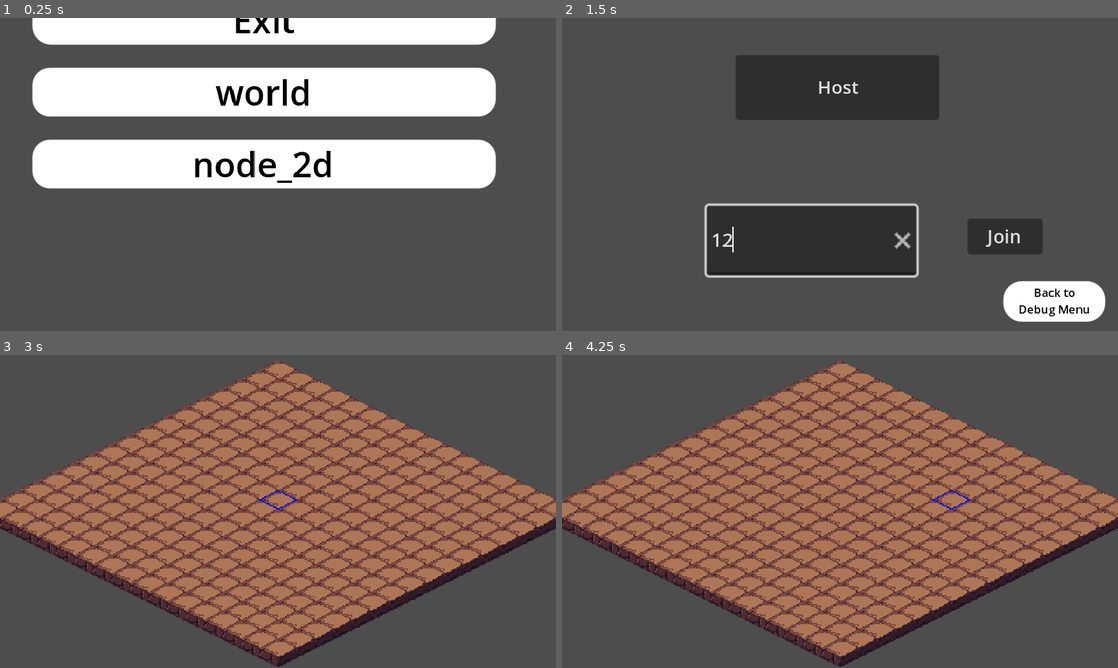
Above: before the commit, frames 1-4 (two rows, left to right).
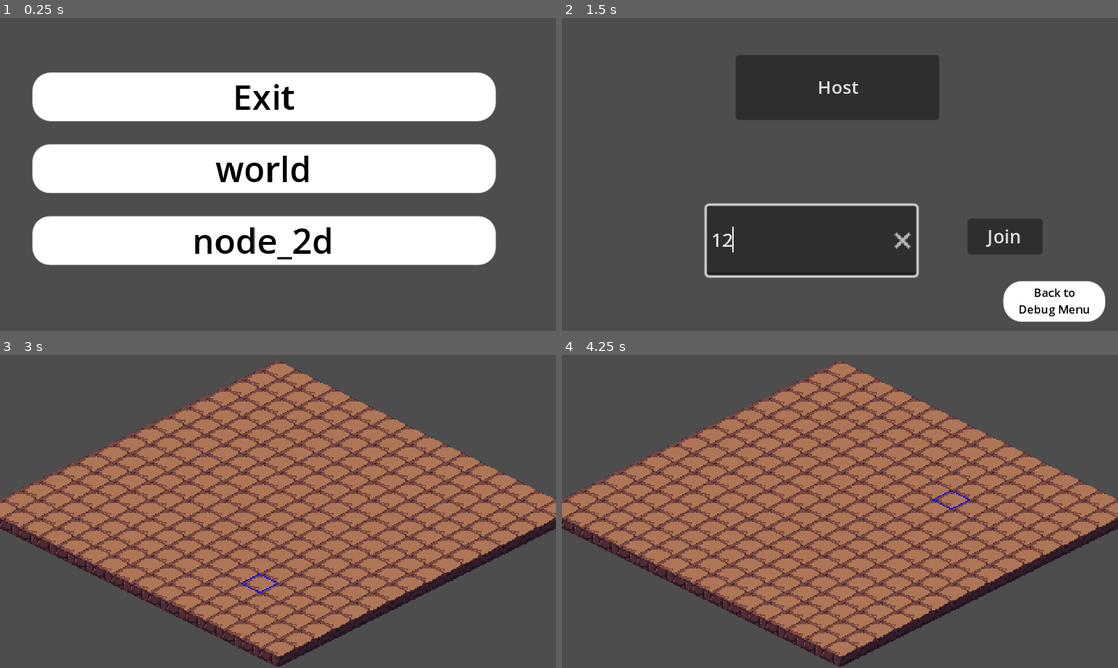
Above: after the commit, the same moments.

Repository: CodingMan275/gunslinger
Game: Godot game, scene res://debug_screen/debug_menu.tscn
Same seed, same stepped clock (60 frames per second), same inputs: the game is played once before the commit and once after it. The engine's default icon, where the game draws it, is replaced by a stand-in: a white triangle on a blue panel in a dark square.
Inputs (mouse positions are in pixels of both pictures, inside the frame that each line leads up to):
- Up to frame 1 (0.25 s): no input
- Up to frame 2 (1.5 s): click "world" at 0.5 s; click (812, 240) at 1.27 s; type "12" at 1.35 s
- Up to frame 3 (3 s): click "Back to Debug Menu" at 2 s; click "node_2d" at 2.75 s
- Up to frame 4 (4.25 s): tap Enter at 3.5 s; move the mouse to (962, 495) at 3.52 s; hold Right (Move_Right) from 3.53 s (still down)

The runs differ from the first frame. In frame 1, 28% of the frame differs, in the area x 5-90%, y 0-80%; in frame 2, nothing differs; in frame 3, 0.1%; in frame 4, nothing differs.

Commit message:
Debug Menu Button Spacing fixed (Updated)
Fixed the display of the buttons, which were off-centered.

Diff:
--- a/debug_screen/debug_menu.tscn
+++ b/debug_screen/debug_menu.tscn
@@ -32,9 +32,9 @@
 anchor_right = 0.5
 anchor_bottom = 0.5
 offset_left = -200.0
-offset_top = -96.0
+offset_top = -30.0
 offset_right = 200.0
-offset_bottom = -36.0
+offset_bottom = 30.0
 grow_horizontal = 2
 grow_vertical = 2
 theme_override_constants/separation = 20
